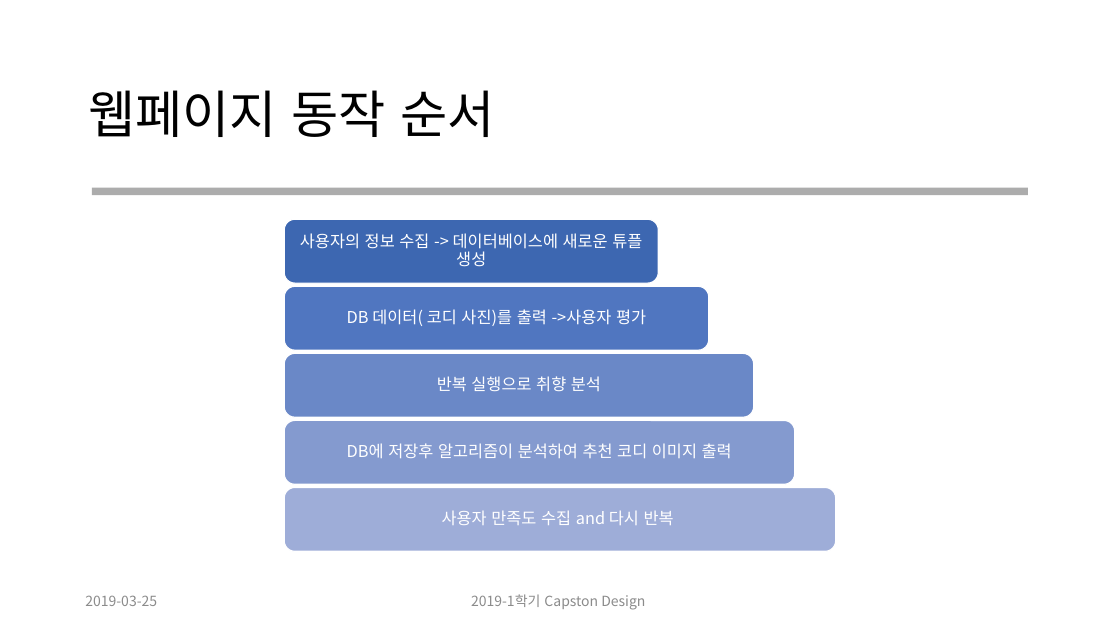
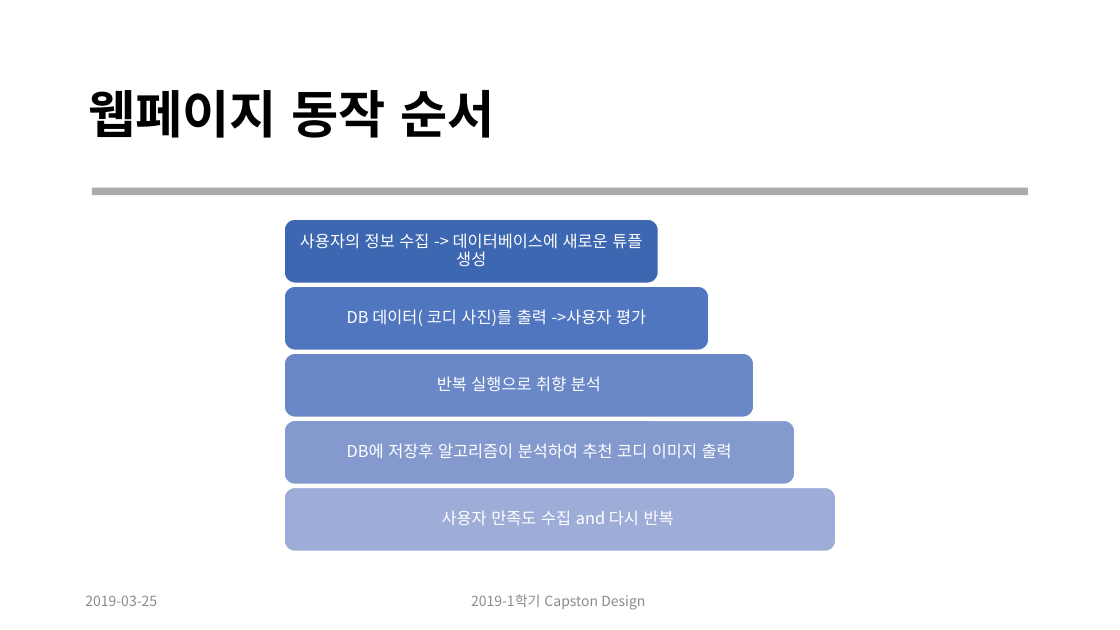
Before and after one commit to CheonSeounghyun/Coordination-Recommend, a slide deck: slide 9 of document/Capston Design Proposal_update(ppt).pptx. Drawn at 1120x630 pixels with LibreOffice and Linux fonts; fonts in the diff are those of the drawing. Boxes give left, top, right and bottom in pixels: in the first picture for what was removed or moved away, otherwise in the second. Text is boxed around its words. In the diff, an @@ line names an element or a change of style, - is before the commit and + after.

```diff
--- a/document/Capston Design Proposal_update(ppt).pptx
+++ b/document/Capston Design Proposal_update(ppt).pptx
@@ title "웹페이지 동작 순서" at (x1=88, y1=90, x2=494, y2=138): bold on @@
```
Also in this commit, not shown: 9 other slides changed.
